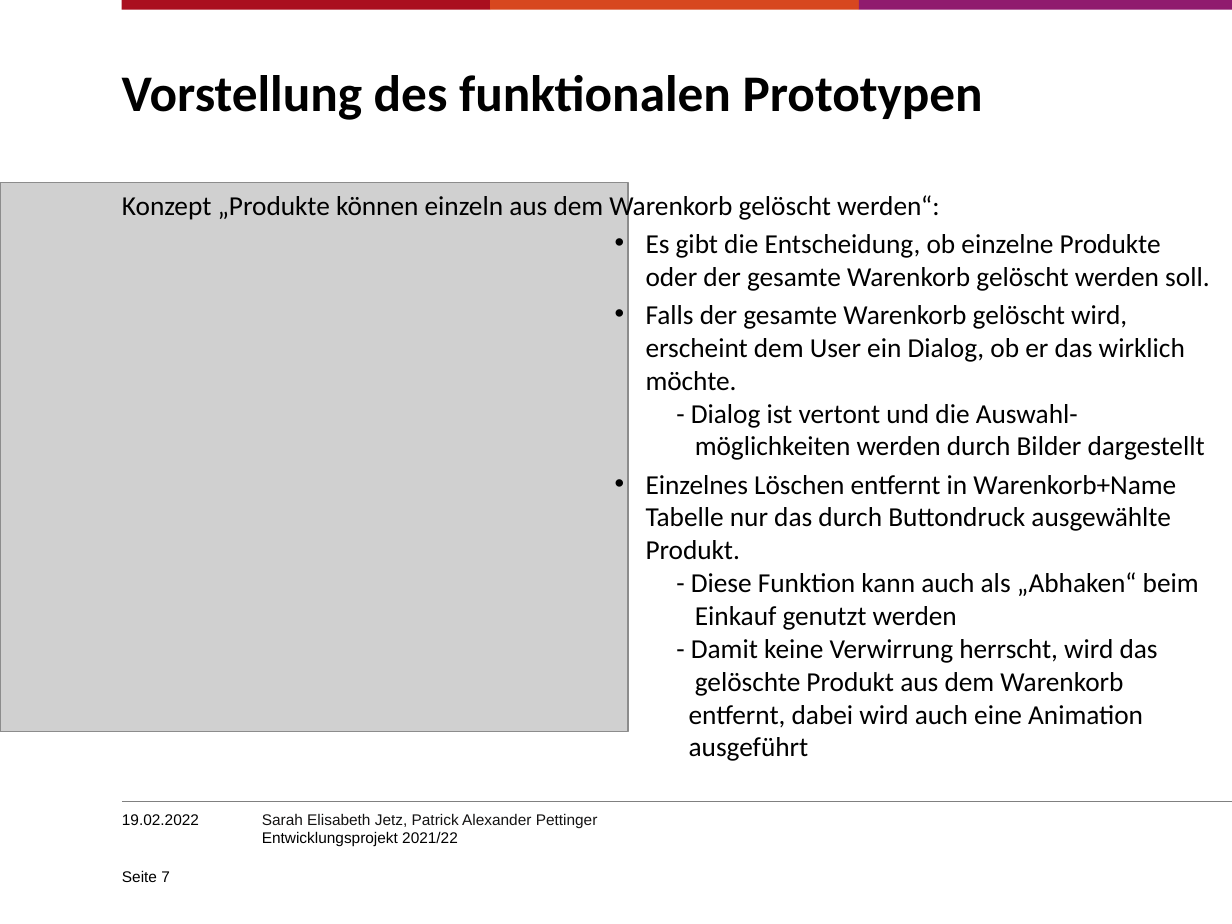
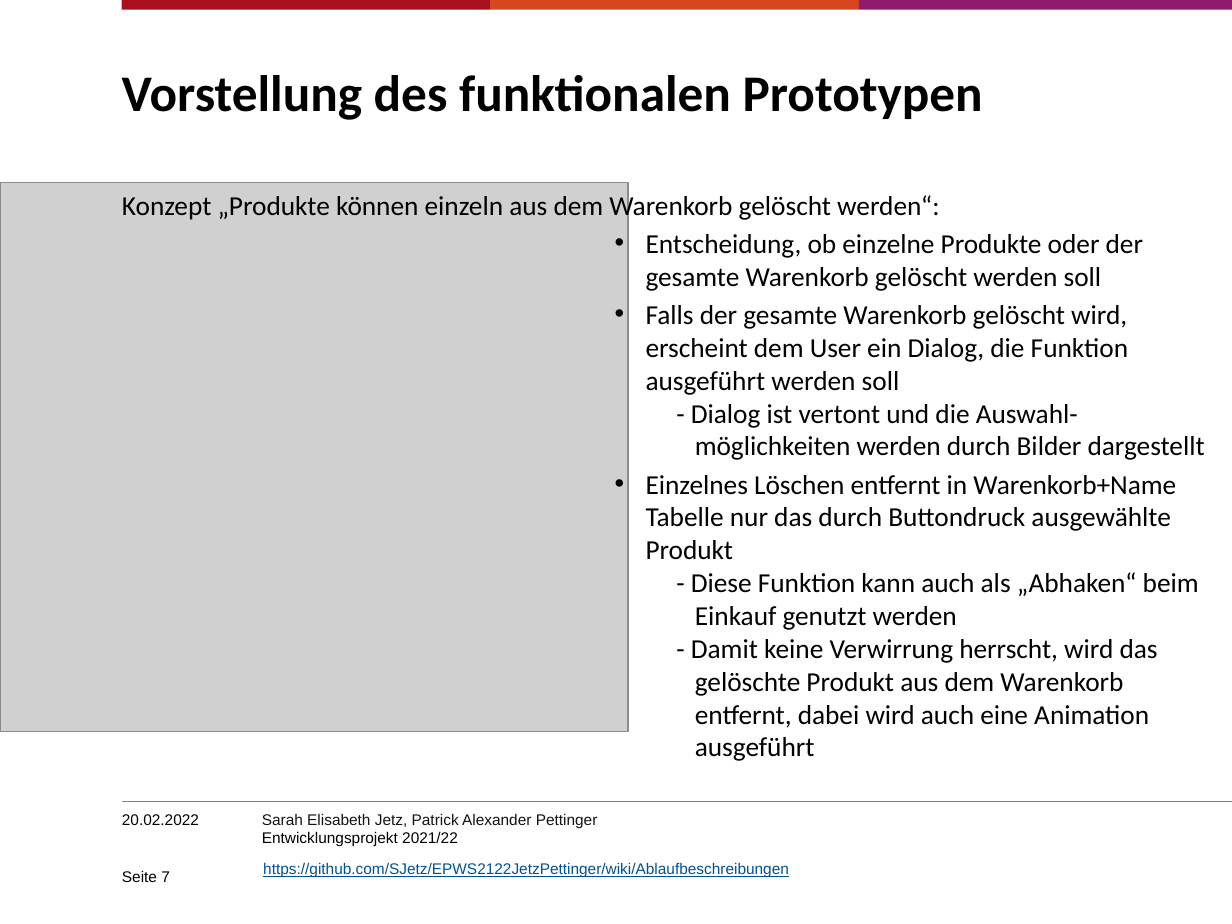
Before and after one commit to SJetz/EPWS2122JetzPettinger, a slide deck: slide 7 of Artefakte/Audit 4/Entwicklungsprojekt202122_PettingerJetz.pptx. Drawn at 1232x924 pixels with LibreOffice and Linux fonts; fonts in the diff are those of the drawing; grey boxes stand for pictures; background and template pictures are left out. Boxes give left, top, right and bottom in pixels: in the first picture for what was removed or moved away, otherwise in the second. Text is boxed around its words. In the diff, an @@ line names an element or a change of style, - is before the commit and + after.

```diff
--- a/Artefakte/Audit 4/Entwicklungsprojekt202122_PettingerJetz.pptx
+++ b/Artefakte/Audit 4/Entwicklungsprojekt202122_PettingerJetz.pptx
@@ text at <box>646,234,1205,761</box>: text changed @@
-                • Es gibt die Entscheidung, ob einzelne Produkte oder der gesamte Warenkorb gelöscht werden soll.
-                • Falls der gesamte Warenkorb gelöscht wird, erscheint dem User ein Dialog, ob er das wirklich möchte.
-                  - Dialog ist vertont und die Auswahl-
-                  möglichkeiten werden durch Bilder dargestellt
-                • Einzelnes Löschen entfernt in Warenkorb+Name Tabelle nur das durch Buttondruck ausgewählte Produkt.
-                  - Diese Funktion kann auch als „Abhaken“ beim
-                  Einkauf genutzt werden
-                  - Damit keine Verwirrung herrscht, wird das
-                  gelöschte Produkt aus dem Warenkorb
-                  entfernt, dabei wird auch eine Animation
-                  ausgeführt
+                • Entscheidung, ob einzelne Produkte oder der gesamte Warenkorb gelöscht werden soll
+                • Falls der gesamte Warenkorb gelöscht wird, erscheint dem User ein Dialog, die Funktion ausgeführt werden soll
+                  - Dialog ist vertont und die Auswahl-
+                  möglichkeiten werden durch Bilder dargestellt
+                • Einzelnes Löschen entfernt in Warenkorb+Name Tabelle nur das durch Buttondruck ausgewählte Produkt
+                  - Diese Funktion kann auch als „Abhaken“ beim
+                  Einkauf genutzt werden
+                  - Damit keine Verwirrung herrscht, wird das
+                  gelöschte Produkt aus dem Warenkorb
+                  entfernt, dabei wird auch eine Animation
+                  ausgeführt
@@ text at <box>122,814,199,825</box>: text changed @@
-19.02.2022
+20.02.2022
@@ text added at <box>263,862,789,878</box>, 9 pt, text #005294, underline @@
+https://github.com/SJetz/EPWS2122JetzPettinger/wiki/Ablaufbeschreibungen
```
Also in this commit, not shown: 13 other slides changed.
